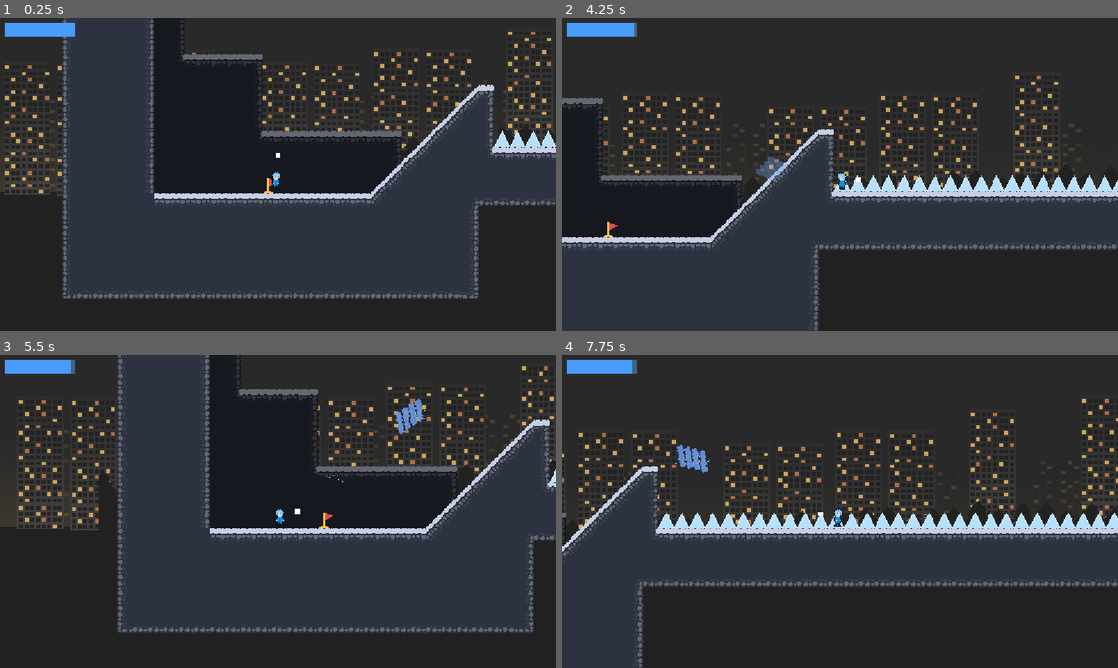
Above: before the commit, frames 1-4 (two rows, left to right).
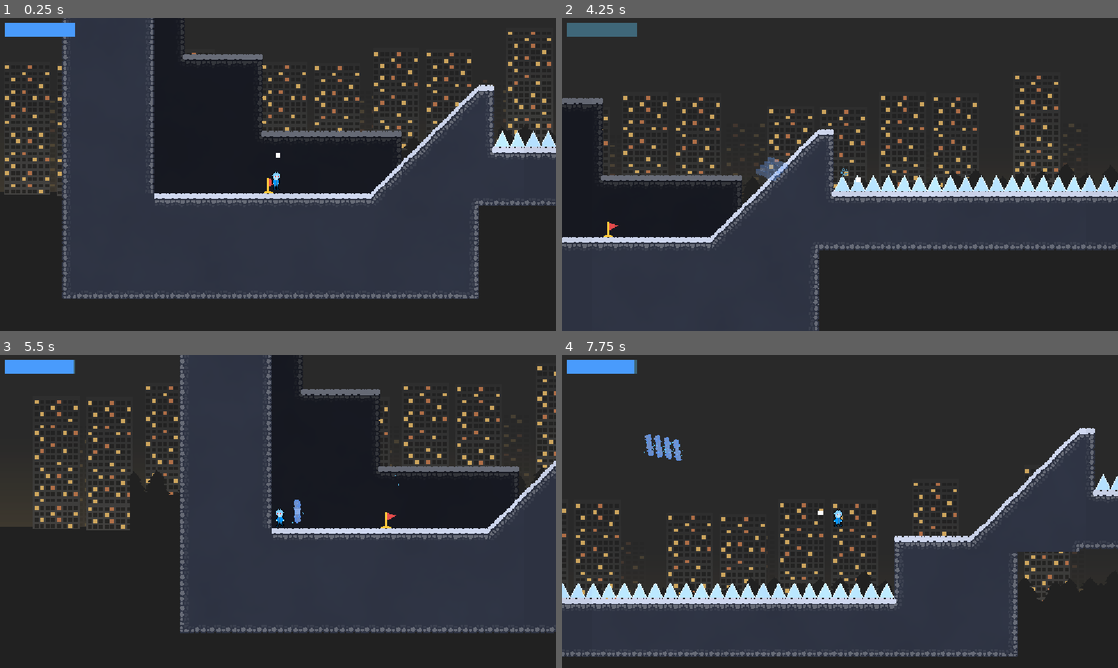
Above: after the commit, the same moments.

Repository: The-Quinnzite-Mushroom/Ice-Man-Reborn
Game: Godot game, scene res://levels/level_420.tscn
Same seed, same stepped clock (60 frames per second), same inputs: the game is played once before the commit and once after it.
Inputs (mouse positions are in pixels of both pictures, inside the frame that each line leads up to):
- Up to frame 1 (0.25 s): no input
- Up to frame 2 (4.25 s): tap Enter (ui_accept) at 0.5, 0.77, 1.52, 3.02, 3.77 s; move the mouse to (962, 158) at 0.52 s; hold Right (ui_right) 0.53-1.28 s; click (962, 158) at 0.67 s; move the mouse to (728, 190) at 1.27 s; hold Left (ui_left) 1.28-2.03 s; move the mouse to (895, 105) at 2.02 s; hold Right (ui_right) 2.03-3.53 s; move the mouse to (812, 237) at 2.77 s; click (812, 237) at 2.92 s; move the mouse to (1006, 221) at 3.52 s; hold Left (ui_left) from 3.53 s (still down)
- Up to frame 3 (5.5 s): keep holding Left (ui_left); move the mouse to (111, 464) at 4.27 s; tap Enter (ui_accept) at 4.52 s; move the mouse to (305, 511) at 5.02 s; click (305, 511) at 5.17 s
- Up to frame 4 (7.75 s): move the mouse to (756, 433) at 5.77 s; release Left (ui_left) at 5.78 s; hold Right (ui_right) from 5.78 s (still down); tap Enter (ui_accept) at 6.02, 6.77, 7.52 s; move the mouse to (962, 495) at 6.52 s; move the mouse to (728, 527) at 7.27 s; click (728, 527) at 7.42 s

The runs differ from the first frame. In frame 2, 0.6% of the frame differs, in the area x 0-52%, y 1-55%; in frame 3, 23%; in frame 4, 32%, in the area x 0-100%, y 1-100%.

Commit message:
Added colision to spikes

Diff:
--- a/Mechanics/player_2.tscn
+++ b/Mechanics/player_2.tscn
@@ -205,7 +205,6 @@
 color = Color(0.311933, 0.569011, 0.709164, 1)
 
 [node name="PointLight2D" type="PointLight2D" parent="."]
-visible = false
 position = Vector2(-1, 5)
 color = Color(1, 1, 1, 0.13725491)
 energy = 0.5
--- a/levels/level_420.tscn
+++ b/levels/level_420.tscn
@@ -7,6 +7,7 @@
 [ext_resource type="Script" uid="uid://dq60fcyps0ayg" path="res://ice_manager.gd" id="5_11m4f"]
 [ext_resource type="PackedScene" uid="uid://26uuuhcisuvo" path="res://gameObject/spike_area.tscn" id="7_j4eu2"]
 [ext_resource type="PackedScene" uid="uid://bslqjgh6b6nym" path="res://gameObject/ice_deposit.tscn" id="7_o4oop"]
+[ext_resource type="PackedScene" uid="uid://bwxmyfgulpvoo" path="res://gameObject/heat_zone.tscn" id="8_fx443"]
 
 [sub_resource type="RectangleShape2D" id="RectangleShape2D_bt44k"]
 size = Vector2(17, 17)
@@ -51,16 +52,36 @@
 character_body_2d = NodePath("../Player2")
 
 [node name="spikeArea" parent="." instance=ExtResource("7_j4eu2")]
-position = Vector2(280, 120)
-scale = Vector2(1.34029, 1)
+position = Vector2(2105, -228)
+scale = Vector2(11.50029, 1)
+
+[node name="spikeArea8" parent="." instance=ExtResource("7_j4eu2")]
+position = Vector2(2773, -338)
+scale = Vector2(11.50029, 1)
+
+[node name="spikeArea7" parent="." instance=ExtResource("7_j4eu2")]
+position = Vector2(5684, -672.99994)
+scale = Vector2(0.38028967, 34.12)
+
+[node name="spikeArea4" parent="." instance=ExtResource("7_j4eu2")]
+position = Vector2(4341.0005, -340.00003)
+scale = Vector2(-28.984138, 1.6214027)
+
+[node name="spikeArea5" parent="." instance=ExtResource("7_j4eu2")]
+position = Vector2(3624.0002, -820)
+scale = Vector2(-45.18149, 0.9002436)
+
+[node name="spikeArea6" parent="." instance=ExtResource("7_j4eu2")]
+position = Vector2(1950, -819.00006)
+scale = Vector2(-45.18149, 0.9002436)
 
 [node name="spikeArea3" parent="." instance=ExtResource("7_j4eu2")]
-position = Vector2(703.00037, 126)
-scale = Vector2(7.7749467, 1.1278248)
+position = Vector2(563.00006, -1)
+scale = Vector2(7.7140045, 0.89440346)
 
 [node name="spikeArea2" parent="." instance=ExtResource("7_j4eu2")]
-position = Vector2(1289, 114)
-scale = Vector2(7.428369, -1.061991)
+position = Vector2(1228.0001, -113)
+scale = Vector2(7.428369, -1.0683296)
 
 [node name="ice_deposit" parent="." instance=ExtResource("7_o4oop")]
 position = Vector2(5639, -347)
@@ -86,4 +107,8 @@
 [node name="ice_deposit5" parent="." instance=ExtResource("7_o4oop")]
 position = Vector2(2901, -909)
 
+[node name="heat_zone" parent="." instance=ExtResource("8_fx443")]
+position = Vector2(5646.999, -676.00006)
+scale = Vector2(2.8939455, 34.362247)
+
 [connection signal="area_entered" from="LevelExit" to="." method="_on_level_exit_area_entered"]
Not shown: 1 places in levels/level_420.tscn that only renumber resources
